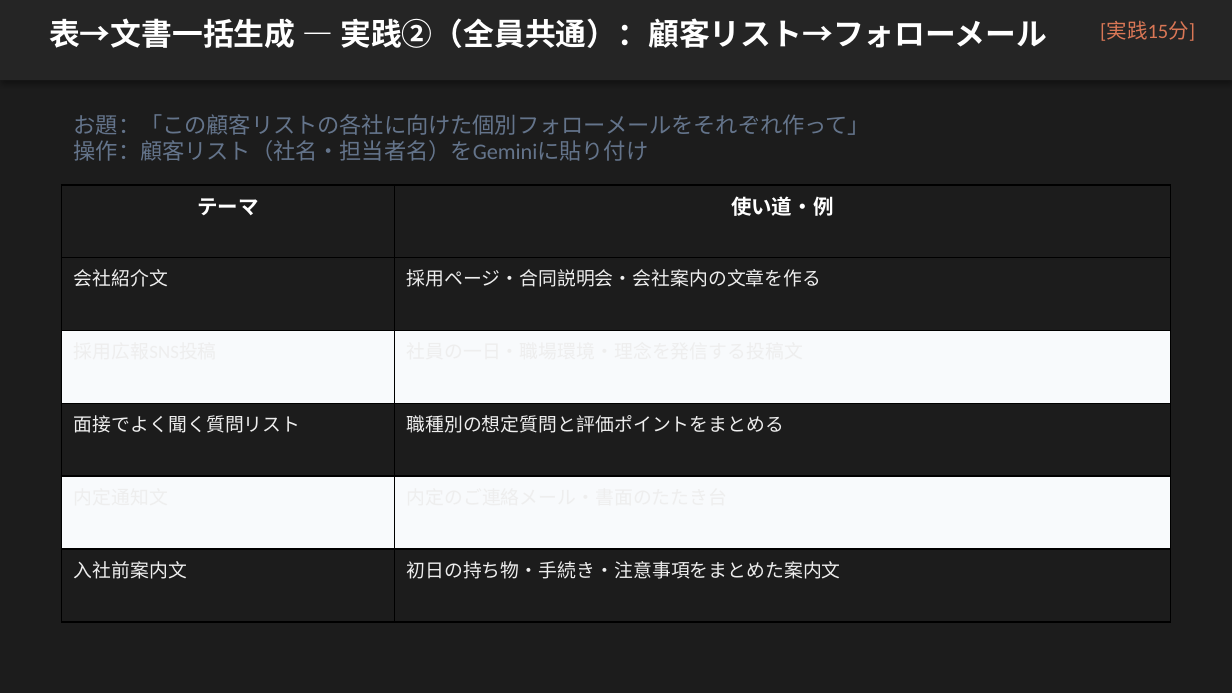
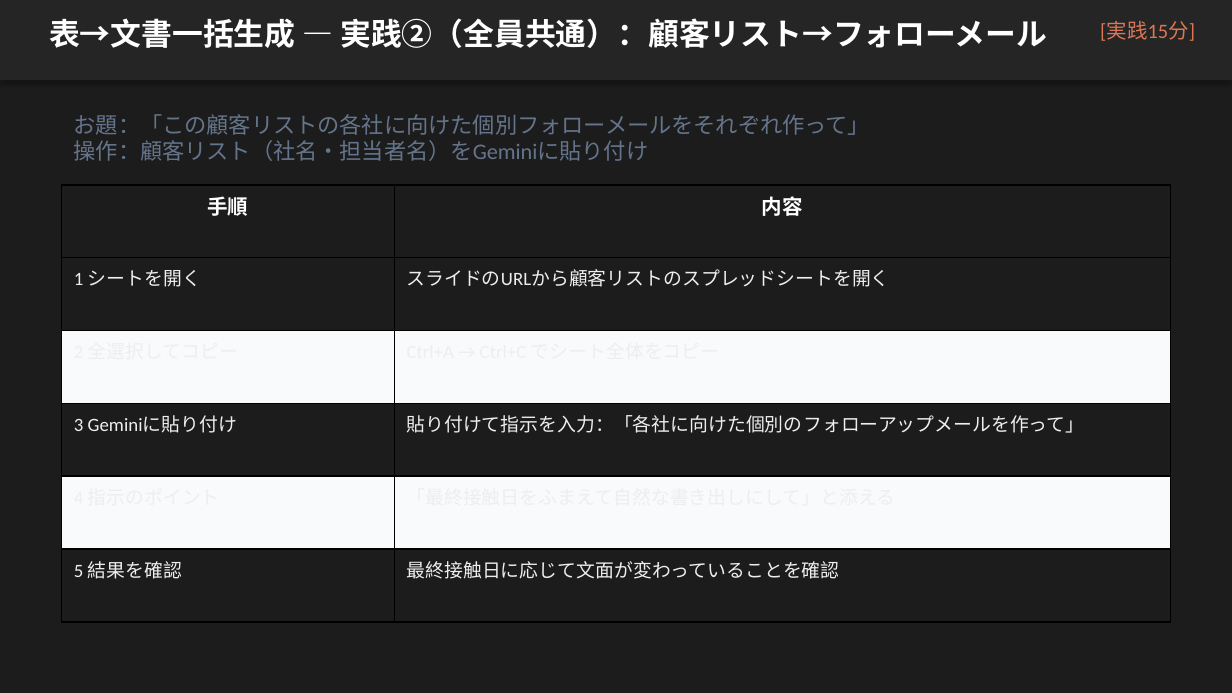
Before and after one commit to zatune-gif/kurashi-no-dodai-log, a slide deck: slide 14 of 00-01_han-ai/training-materials/course02_jissen_bunsho.pptx. Drawn at 1232x693 pixels with LibreOffice and Linux fonts; fonts in the diff are those of the drawing. Boxes give left, top, right and bottom in pixels: in the first picture for what was removed or moved away, otherwise in the second. Text is boxed around its words. In the diff, an @@ line names an element or a change of style, - is before the commit and + after.

```diff
--- a/00-01_han-ai/training-materials/course02_jissen_bunsho.pptx
+++ b/00-01_han-ai/training-materials/course02_jissen_bunsho.pptx
@@ table at (62,185,1170,622) @@
-row 1, column 1: テーマ
+row 1, column 1: 手順
-row 1, column 2: 使い道・例
+row 1, column 2: 内容
-row 2, column 1: 会社紹介文
+row 2, column 1: 1 シートを開く
-row 2, column 2: 採用ページ・合同説明会・会社案内の文章を作る
+row 2, column 2: スライドのURLから顧客リストのスプレッドシートを開く
-row 3, column 1: 採用広報SNS投稿
+row 3, column 1: 2 全選択してコピー
-row 3, column 2: 社員の一日・職場環境・理念を発信する投稿文
+row 3, column 2: Ctrl+A → Ctrl+C でシート全体をコピー
-row 4, column 1: 面接でよく聞く質問リスト
+row 4, column 1: 3 Geminiに貼り付け
-row 4, column 2: 職種別の想定質問と評価ポイントをまとめる
+row 4, column 2: 貼り付けて指示を入力：「各社に向けた個別のフォローアップメールを作って」
-row 5, column 1: 内定通知文
+row 5, column 1: 4 指示のポイント
-row 5, column 2: 内定のご連絡メール・書面のたたき台
+row 5, column 2: 「最終接触日をふまえて自然な書き出しにして」と添える
-row 6, column 1: 入社前案内文
+row 6, column 1: 5 結果を確認
-row 6, column 2: 初日の持ち物・手続き・注意事項をまとめた案内文
+row 6, column 2: 最終接触日に応じて文面が変わっていることを確認
```
Also in this commit, not shown: 6 other slides changed, 7 other files.
